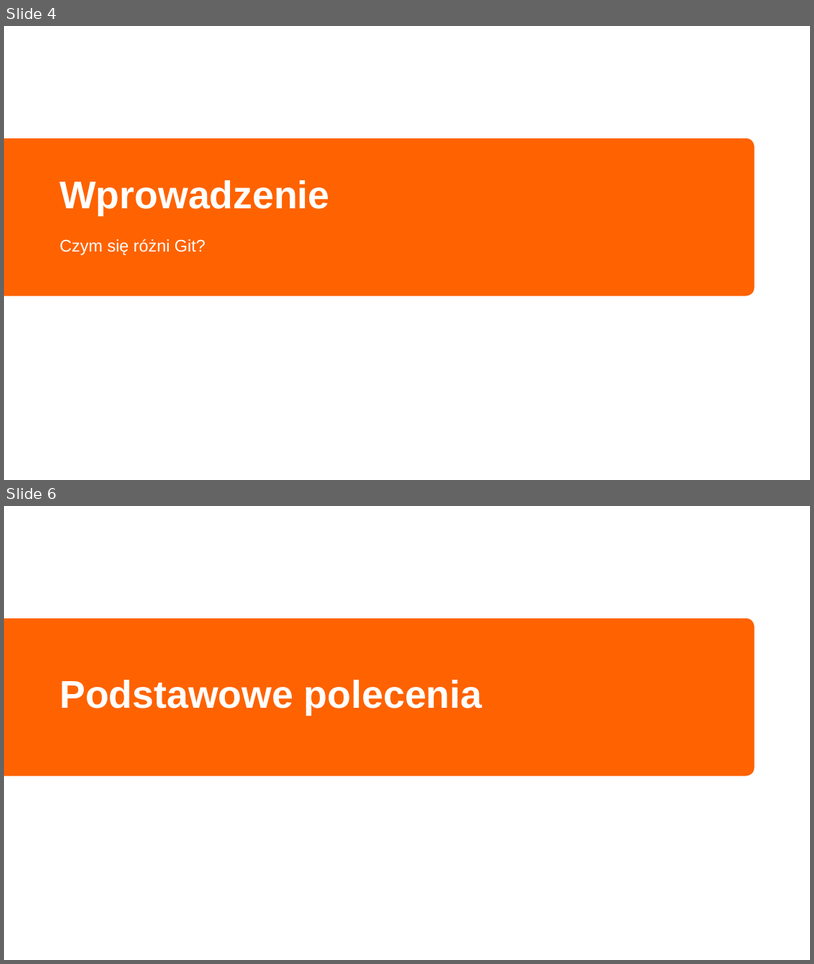
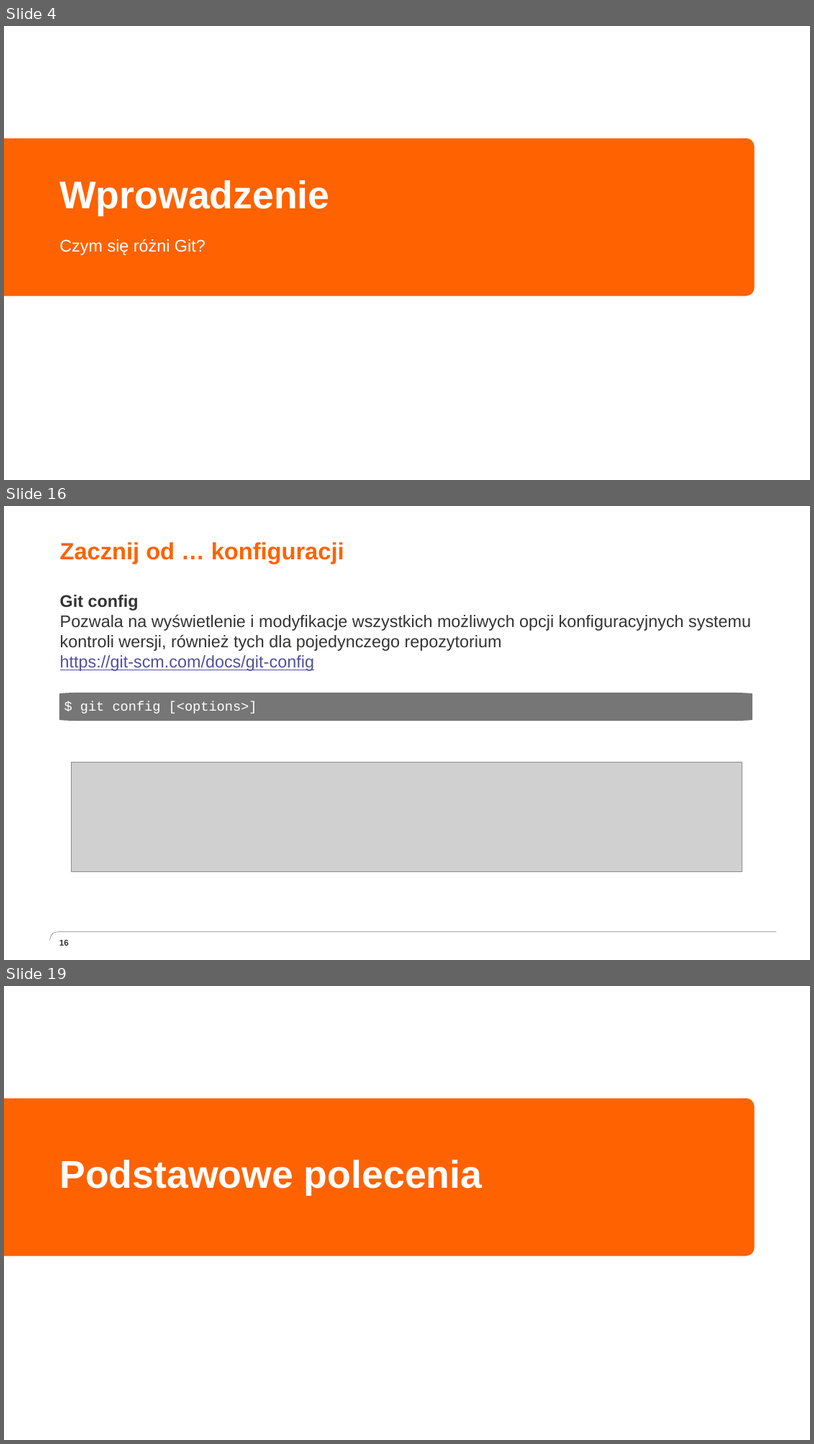
Before and after one commit to grazin/materialy, a slide deck: Programowanie użytkowe - Git.pptx. Shown one above the other, each under a label of ours: slides 4 and 6 before the commit, slides 4, 16 and 19 after it; the slides between them are not shown. The pictures are 814x964 and 814x1444 pixels, drawn with LibreOffice and Linux fonts; fonts in the diff are those of the drawing; grey boxes stand for pictures; background and template pictures are left out. Boxes give left, top, right and bottom in pixels: in the first picture for what was removed or moved away, otherwise in the second. Text is boxed around its words. In the diff, an @@ line names an element or a change of style, - is before the commit and + after.

```diff
--- a/Programowanie użytkowe - Git.pptx
+++ b/Programowanie użytkowe - Git.pptx
@@ slide 16 added at box(4, 506, 810, 960), background #FFFFFF @@
@@ title added at box(60, 542, 345, 564), 28 pt, text #FF6200, bold @@
+Zacznij od … konfiguracji
@@ text added at box(60, 595, 751, 671), 20 pt, text #333333 @@
+Git config
+  Pozwala na wyświetlenie i modyfikacje wszystkich możliwych opcji konfiguracyjnych systemu kontroli wersji, również tych dla pojedynczego repozytorium
+  https://git-scm.com/docs/git-config
@@ freeform shape added at box(59, 692, 753, 721), fill #767676, 16 pt, text #FFFFFF @@
+$ git config [<options>]
@@ picture added at box(71, 762, 743, 872) @@
@@ freeform shape added at box(50, 932, 777, 939), outline #333333 0.25 pt @@
@@ page number added at box(59, 939, 69, 945), 10 pt, text #333333, bold @@
+16
@@ what was slide 6 is now slide 19 @@
```
Also in this commit, not shown: 2 slides changed, 13 other slides added.
